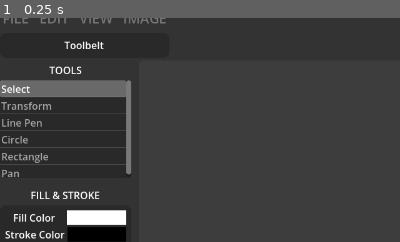
Above: before the commit, frame 1.
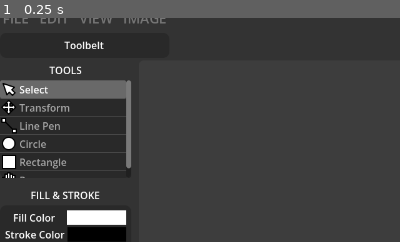
Above: after the commit, the same moment.

Repository: erlog135/Ripple
Game: Godot game, scene res://scenes/Editor.tscn
Same seed, same stepped clock (60 frames per second), same inputs: the game is played once before the commit and once after it.
Inputs:
- Up to frame 1 (0.25 s): no input
The pictures show only the part of the screen within x 0-50%, y 2-52%; the shares and areas given below are measured in that part.

The runs differ from the first frame. In frame 1, 2.8% of the frame differs, in the area x 0-33%, y 29-72%.

Commit message:
improve ui

Diff:
--- /dev/null
+++ b/assets/icons/tool_circle.svg
@@ -0,0 +1,4 @@
+<?xml version="1.0" encoding="UTF-8" standalone="no"?>
+<svg xmlns="http://www.w3.org/2000/svg" viewBox="0 0 25 25" width="25" height="25">
+  <circle cx="12.000000" cy="12.000000" r="10" stroke="#000000" stroke-width="2" stroke-linecap="round" stroke-linejoin="round" fill="#ffffff" />
+</svg>
--- /dev/null
+++ b/assets/icons/tool_linepen.svg
@@ -0,0 +1,6 @@
+<?xml version="1.0" encoding="UTF-8" standalone="no"?>
+<svg xmlns="http://www.w3.org/2000/svg" viewBox="0 0 25 25" width="25" height="25">
+  <path d="M 1.000000 1.000000 L 7.000000 1.000000 L 7.000000 7.000000 L 1.000000 7.000000 Z" stroke="#000000" stroke-width="2" stroke-linecap="round" stroke-linejoin="round" fill="#ffffff" />
+  <path d="M 18.000000 18.000000 L 24.000000 18.000000 L 24.000000 24.000000 L 18.000000 24.000000 Z" stroke="#000000" stroke-width="2" stroke-linecap="round" stroke-linejoin="round" fill="#ffffff" />
+  <path d="M 7.000000 7.000000 L 18.000000 18.000000" stroke="#000000" stroke-width="2" stroke-linecap="round" stroke-linejoin="round" fill="#ffffff" />
+</svg>
--- /dev/null
+++ b/assets/icons/tool_pan.svg
@@ -0,0 +1,8 @@
+<?xml version="1.0" encoding="UTF-8" standalone="no"?>
+<svg xmlns="http://www.w3.org/2000/svg" viewBox="0 0 25 25" width="25" height="25">
+  <path d="M 10.000000 1.000000 L 14.000000 1.000000 L 14.000000 3.000000 L 18.000000 3.000000 L 18.000000 5.000000 L 22.000000 5.000000 L 22.000000 14.000000 L 19.000000 20.000000 L 19.000000 24.000000 L 6.000000 24.000000 L 6.000000 19.000000 L 2.000000 15.000000 L 2.000000 8.000000 L 6.000000 8.000000 L 6.000000 3.000000 L 10.000000 3.000000 Z" stroke="#000000" stroke-width="2" stroke-linecap="round" stroke-linejoin="round" fill="#ffffff" />
+  <path d="M 10.000000 3.000000 L 10.000000 10.000000" stroke="#000000" stroke-width="2" stroke-linecap="round" stroke-linejoin="round" fill="#ffffff" />
+  <path d="M 14.000000 3.000000 L 14.000000 10.000000" stroke="#000000" stroke-width="2" stroke-linecap="round" stroke-linejoin="round" fill="#ffffff" />
+  <path d="M 18.000000 4.000000 L 18.000000 11.000000" stroke="#000000" stroke-width="2" stroke-linecap="round" stroke-linejoin="round" fill="#ffffff" />
+  <path d="M 6.000000 6.000000 L 6.000000 14.000000" stroke="#000000" stroke-width="2" stroke-linecap="round" stroke-linejoin="round" fill="#ffffff" />
+</svg>
--- /dev/null
+++ b/assets/icons/tool_rectangle.svg
@@ -0,0 +1,4 @@
+<?xml version="1.0" encoding="UTF-8" standalone="no"?>
+<svg xmlns="http://www.w3.org/2000/svg" viewBox="0 0 25 25" width="25" height="25">
+  <path d="M 2.000000 2.000000 L 23.000000 2.000000 L 23.000000 23.000000 L 2.000000 23.000000 Z" stroke="#000000" stroke-width="2" stroke-linecap="round" stroke-linejoin="round" fill="#ffffff" />
+</svg>
--- /dev/null
+++ b/assets/icons/tool_select.svg
@@ -0,0 +1,4 @@
+<?xml version="1.0" encoding="UTF-8" standalone="no"?>
+<svg xmlns="http://www.w3.org/2000/svg" viewBox="0 0 25 25" width="25" height="25">
+  <path d="M 3.000000 3.000000 L 21.000000 9.000000 L 17.000000 13.000000 L 22.000000 18.000000 L 18.000000 22.000000 L 13.000000 17.000000 L 9.000000 21.000000 Z" stroke="#000000" stroke-width="2" stroke-linecap="round" stroke-linejoin="round" fill="#ffffff" />
+</svg>
--- /dev/null
+++ b/assets/icons/tool_transform.svg
@@ -0,0 +1,4 @@
+<?xml version="1.0" encoding="UTF-8" standalone="no"?>
+<svg xmlns="http://www.w3.org/2000/svg" viewBox="0 0 25 25" width="25" height="25">
+  <path d="M 12.000000 1.000000 L 17.000000 6.000000 L 14.000000 6.000000 L 14.000000 10.000000 L 18.000000 10.000000 L 18.000000 7.000000 L 23.000000 12.000000 L 18.000000 17.000000 L 18.000000 14.000000 L 14.000000 14.000000 L 14.000000 18.000000 L 17.000000 18.000000 L 12.000000 23.000000 L 7.000000 18.000000 L 10.000000 18.000000 L 10.000000 14.000000 L 6.000000 14.000000 L 6.000000 17.000000 L 1.000000 12.000000 L 6.000000 7.000000 L 6.000000 10.000000 L 10.000000 10.000000 L 10.000000 6.000000 L 7.000000 6.000000 Z" stroke="#000000" stroke-width="2" stroke-linecap="round" stroke-linejoin="round" fill="#ffffff" />
+</svg>
--- a/scenes/interface/aux_windows/AnimatorWindow.tscn
+++ b/scenes/interface/aux_windows/AnimatorWindow.tscn
@@ -30,6 +30,7 @@
 max_value = 10.0
 step = 0.1
 value = 1.0
+update_on_text_changed = true
 suffix = "×"
 
 [node name="LoopToggle" type="CheckBox" parent="PlaybackPanel" unique_id=1473223585]
@@ -95,6 +96,7 @@
 max_value = 600.0
 value = 1.0
 rounded = true
+update_on_text_changed = true
 suffix = "/ 1"
 
 [node name="OnionSkinToggle" type="CheckButton" parent="PlaybackPanel" unique_id=1486912039]
@@ -124,6 +126,7 @@
 max_value = 600.0
 value = 35.0
 rounded = true
+update_on_text_changed = true
 suffix = "ms"
 
 [node name="DuplicateFrameButton" type="Button" parent="PlaybackPanel" unique_id=1768115367]
--- a/scenes/interface/aux_windows/FillStrokeWindow.tscn
+++ b/scenes/interface/aux_windows/FillStrokeWindow.tscn
@@ -91,3 +91,4 @@
 size_flags_horizontal = 3
 max_value = 255.0
 rounded = true
+update_on_text_changed = true
--- a/scenes/interface/aux_windows/tools_window.gd
+++ b/scenes/interface/aux_windows/tools_window.gd
@@ -2,9 +2,26 @@
 
 @onready var tool_list: ItemList = $ToolList
 
+const TOOL_CIRCLE = preload("uid://buco5y6muxvhn")
+const TOOL_LINE_PEN = preload("uid://c1epqd3vwb1b5")
+const TOOL_PAN = preload("uid://mh3kx6yvter7")
+const TOOL_RECTANGLE = preload("uid://dy4p0t40vnyy2")
+const TOOL_SELECT = preload("uid://0g8p7lvto7v8")
+const TOOL_TRANSFORM = preload("uid://b0w4xtlid8vne")
+
+
+const TOOL_ICONS: Dictionary[EditorState.Tool,Resource] = {
+	EditorState.Tool.SELECT: TOOL_SELECT,
+	EditorState.Tool.TRANSFORM: TOOL_TRANSFORM,
+	EditorState.Tool.LINE_PEN: TOOL_LINE_PEN,
+	EditorState.Tool.CIRCLE: TOOL_CIRCLE,
+	EditorState.Tool.RECTANGLE: TOOL_RECTANGLE,
+	EditorState.Tool.PAN: TOOL_PAN,
+}
+
 func _ready() -> void:
 	for tool in EditorState.Tool.keys():
-		tool_list.add_item(tool.capitalize())
+		tool_list.add_item(tool.capitalize(),TOOL_ICONS[EditorState.Tool[tool]])
 
 	tool_list.item_selected.connect(_on_tool_selected)
 	EditorState.tool_changed.connect(_on_editor_tool_changed)
--- a/scenes/interface/popups/NewFilePopup.tscn
+++ b/scenes/interface/popups/NewFilePopup.tscn
@@ -5,6 +5,7 @@
 [node name="NewFilePopup" type="Window" unique_id=1393543770]
 oversampling_override = 1.0
 title = "New File"
+position = Vector2i(0, 36)
 size = Vector2i(200, 200)
 script = ExtResource("1_upyrt")
 
@@ -33,6 +34,7 @@
 max_value = 65535.0
 value = 50.0
 rounded = true
+update_on_text_changed = true
 
 [node name="HBoxContainer2" type="HBoxContainer" parent="Panel/VBoxContainer" unique_id=823739464]
 layout_mode = 2
@@ -48,6 +50,7 @@
 max_value = 65535.0
 value = 50.0
 rounded = true
+update_on_text_changed = true
 
 [node name="CreateButton" type="Button" parent="Panel" unique_id=890888244]
 layout_mode = 1
--- a/scenes/interface/popups/ResizeDocumentPopup.tscn
+++ b/scenes/interface/popups/ResizeDocumentPopup.tscn
@@ -5,6 +5,7 @@
 [node name="ResizeDocumentPopup" type="Window" unique_id=884360265]
 oversampling_override = 1.0
 title = "Resize Document Bounds"
+position = Vector2i(0, 36)
 size = Vector2i(200, 300)
 script = ExtResource("1_06kmt")
 
@@ -36,6 +37,7 @@
 [node name="ImageWidth" type="SpinBox" parent="Panel/VBoxContainer/Width" unique_id=2105246725]
 layout_mode = 2
 size_flags_horizontal = 3
+update_on_text_changed = true
 
 [node name="Height" type="HBoxContainer" parent="Panel/VBoxContainer" unique_id=1702630052]
 layout_mode = 2
@@ -48,9 +50,11 @@
 [node name="ImageHeight" type="SpinBox" parent="Panel/VBoxContainer/Height" unique_id=1811582797]
 layout_mode = 2
 size_flags_horizontal = 3
+update_on_text_changed = true
 
 [node name="KeepAspectToggle" type="CheckButton" parent="Panel/VBoxContainer" unique_id=1204361846]
 layout_mode = 2
+button_pressed = true
 text = "Keep aspect"
 
 [node name="Label" type="Label" parent="Panel/VBoxContainer" unique_id=1673299610]
Not shown, added: assets/icons/tool_circle.svg.import
Not shown, added: assets/icons/tool_linepen.svg.import
Not shown, added: assets/icons/tool_pan.svg.import
Not shown, added: assets/icons/tool_rectangle.svg.import
Not shown, added: assets/icons/tool_select.svg.import
Not shown, added: assets/icons/tool_transform.svg.import
